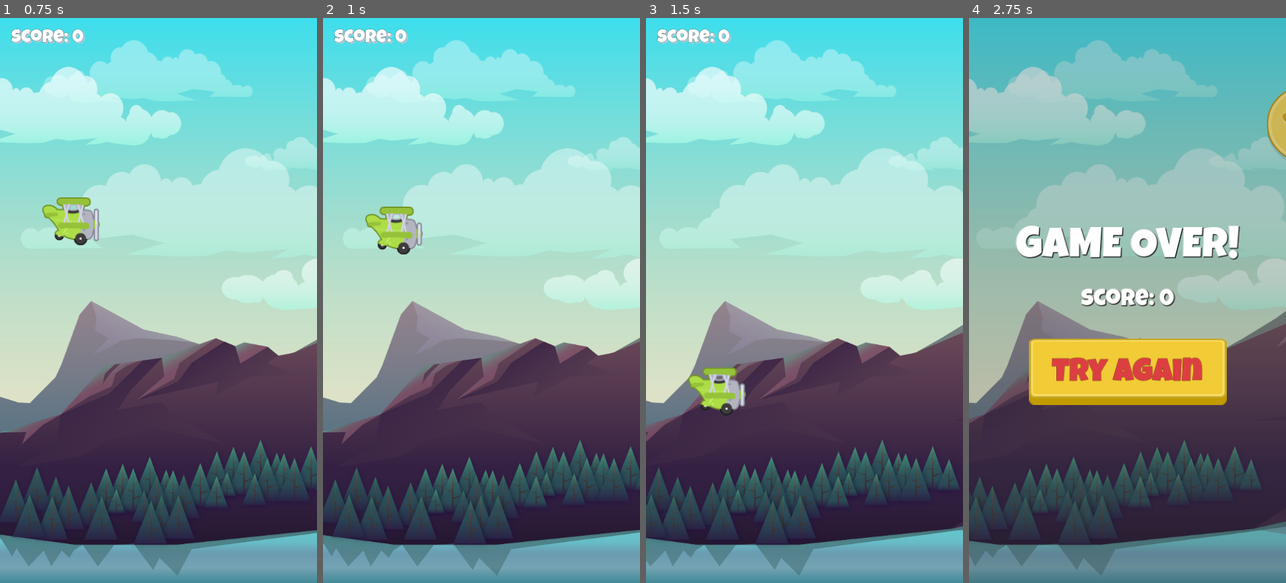
Above: before the commit, frames 1-4 (left to right).
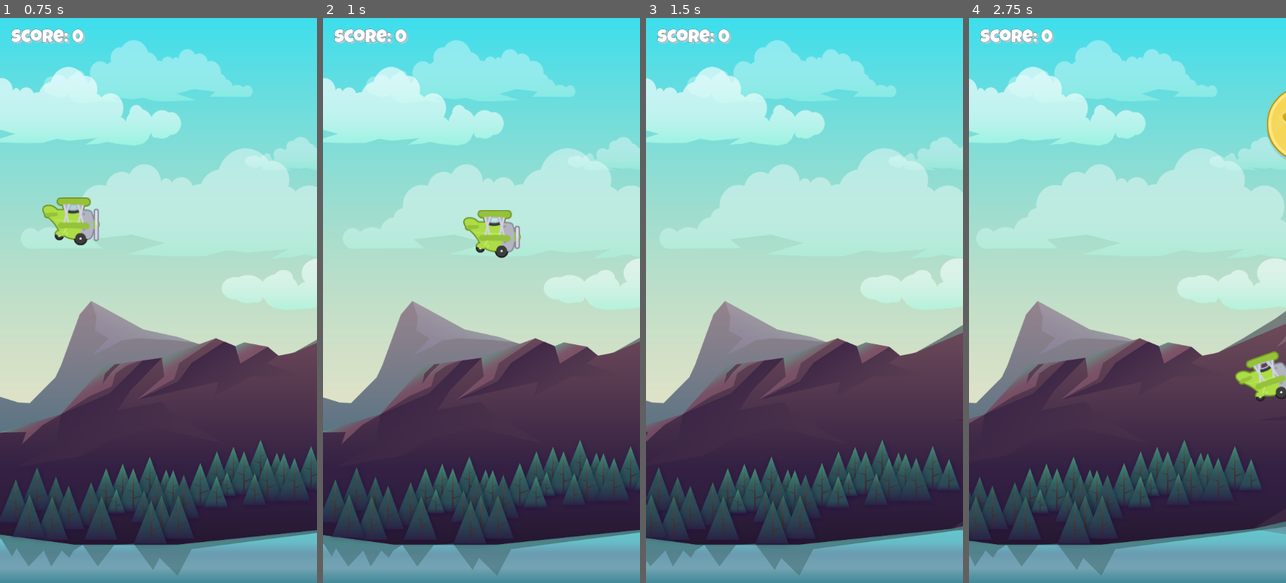
Above: after the commit, the same moments.

Repository: mikabrytu/Tappy-plane
Game: Godot game, scene res://scenes/menu/menu.tscn
Same seed, same stepped clock (60 frames per second), same inputs: the game is played once before the commit and once after it.
Inputs (mouse positions are in pixels of both pictures, inside the frame that each line leads up to):
- Up to frame 1 (0.75 s): tap Enter (ui_accept) at 0.5 s; move the mouse to (228, 272) at 0.52 s; click (228, 272) at 0.6 s
- Up to frame 2 (1 s): tap Enter (ui_accept) at 0.77 s; right-click (551, 272) at 0.8 s
- Up to frame 3 (1.5 s): move the mouse to (741, 328) at 1.27 s; right-click (741, 328) at 1.35 s
- Up to frame 4 (2.75 s): tap Enter (ui_accept) at 1.52 s; click (1064, 328) at 1.55 s; move the mouse to (1159, 176) at 2.02 s; click (1159, 176) at 2.1 s; right-click (1159, 176) at 2.3 s

Frame 1 is identical in both runs. In frame 2, 2.0% of the frame differs, in the area x 13-63%, y 33-43%; in frame 3, 1.0%; in frame 4, 69%, in the area x 0-100%, y 0-99%.
Error in both runs: Attempt to call function 'get_16' in base 'null instance' on a null instance. (res://singletons/game_manager.gd:42)

Commit message:
Add mouse clicks on input map

Diff:
--- a/project.godot
+++ b/project.godot
@@ -26,6 +26,19 @@
 window/stretch/mode="canvas_items"
 window/handheld/orientation=1
 
+[input]
+
+click_left={
+"deadzone": 0.5,
+"events": [Object(InputEventMouseButton,"resource_local_to_scene":false,"resource_name":"","device":-1,"window_id":0,"alt_pressed":false,"shift_pressed":false,"ctrl_pressed":false,"meta_pressed":false,"button_mask":1,"position":Vector2(177, 19),"global_position":Vector2(181, 62),"factor":1.0,"button_index":1,"canceled":false,"pressed":true,"double_click":false,"script":null)
+]
+}
+click_right={
+"deadzone": 0.5,
+"events": [Object(InputEventMouseButton,"resource_local_to_scene":false,"resource_name":"","device":-1,"window_id":0,"alt_pressed":false,"shift_pressed":false,"ctrl_pressed":false,"meta_pressed":false,"button_mask":2,"position":Vector2(78, 8),"global_position":Vector2(82, 51),"factor":1.0,"button_index":2,"canceled":false,"pressed":true,"double_click":false,"script":null)
+]
+}
+
 [layer_names]
 
 2d_physics/layer_1="player"
